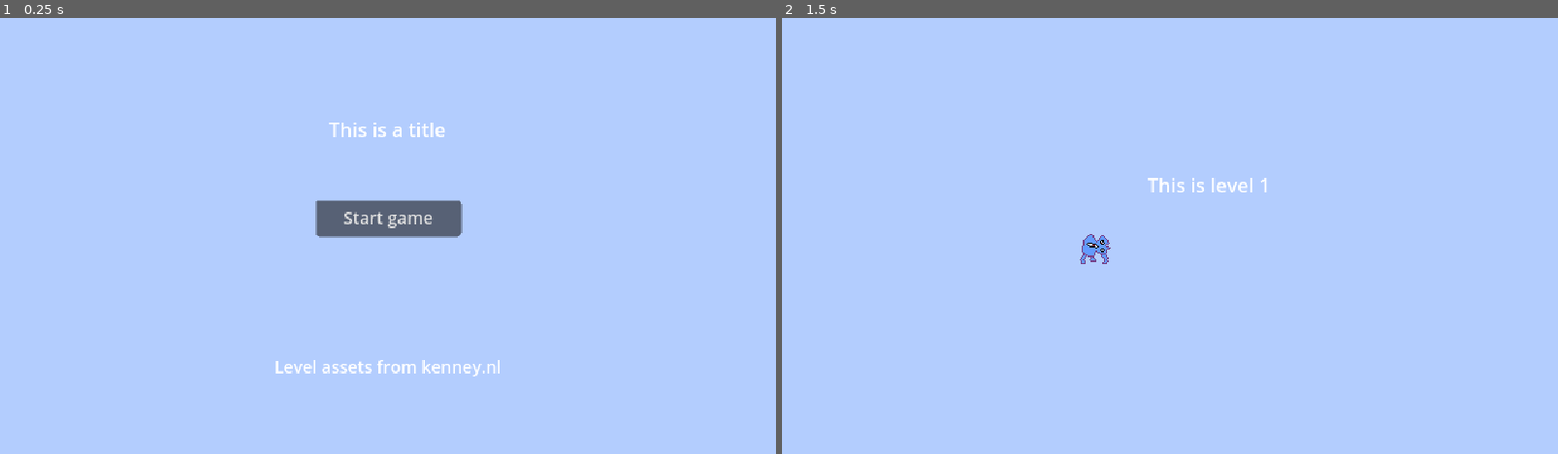
Above: before the commit, frames 1-2 (left to right).
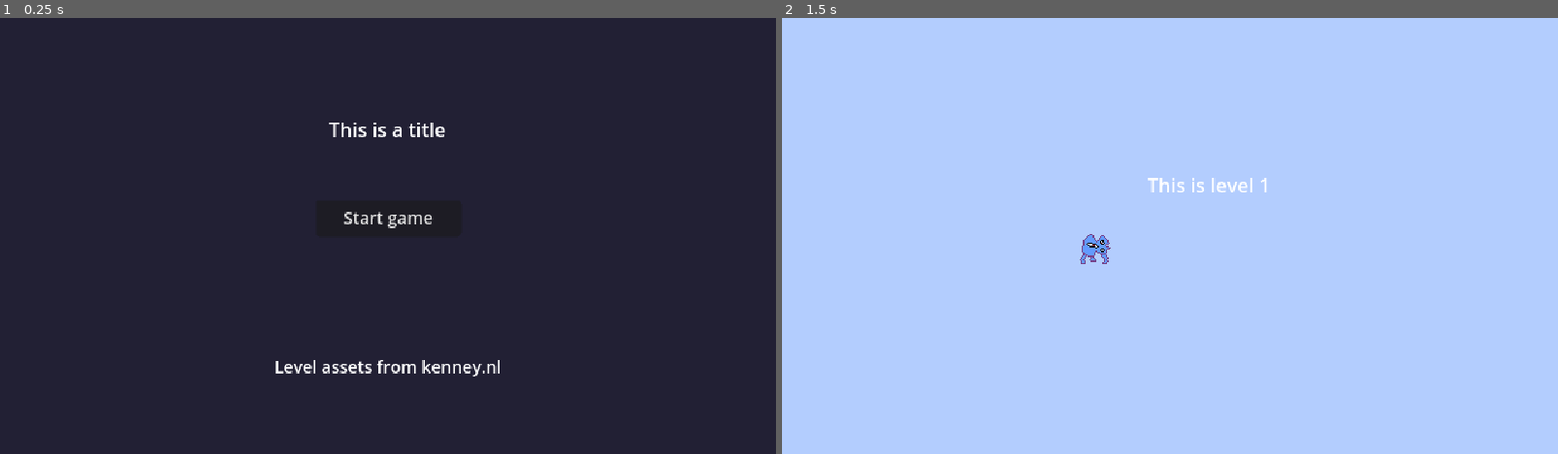
Above: after the commit, the same moments.

Repository: yndajas/ludum-dare-54
Game: Godot game, scene res://main_menu.tscn
Same seed, same stepped clock (60 frames per second), same inputs: the game is played once before the commit and once after it.
Inputs:
- Up to frame 1 (0.25 s): no input
- Up to frame 2 (1.5 s): click "Start game" at 0.5 s; tap Enter at 1.25 s

The runs differ from the first frame. In frame 1, 100% of the frame differs, in the area x 0-100%, y 0-100%; in frame 2, nothing differs.

Commit message:
Add block colour main menu background

Diff:
--- a/main_menu.tscn
+++ b/main_menu.tscn
@@ -1,9 +1,14 @@
-[gd_scene load_steps=2 format=3 uid="uid://bp0k3cnbsvoac"]
+[gd_scene load_steps=3 format=3 uid="uid://bp0k3cnbsvoac"]
 
 [ext_resource type="Script" path="res://main_menu.gd" id="1_roek3"]
+[ext_resource type="Texture2D" uid="uid://boiq1w4ecdi4s" path="res://main_menu_background.png" id="2_p2sxn"]
 
 [node name="MainMenu" type="Node2D"]
 script = ExtResource("1_roek3")
+
+[node name="MainMenuBackground" type="Sprite2D" parent="."]
+position = Vector2(320, 180)
+texture = ExtResource("2_p2sxn")
 
 [node name="Title" type="RichTextLabel" parent="."]
 offset_top = 80.0
Binary file added: main_menu_background.aseprite
Binary file added: main_menu_background.png
Not shown, added: main_menu_background.png.import
